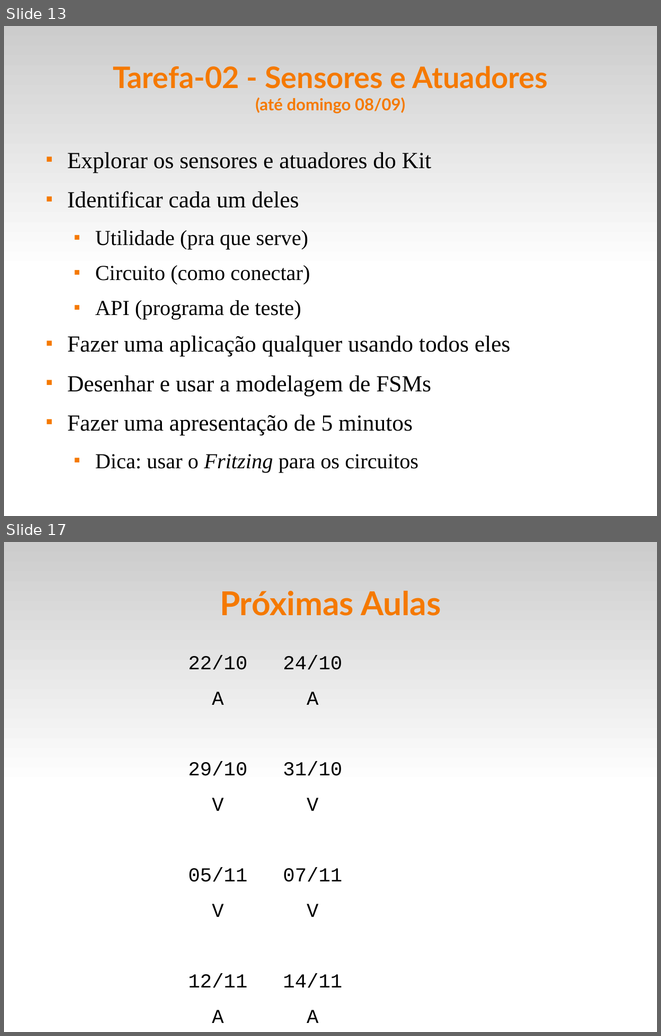
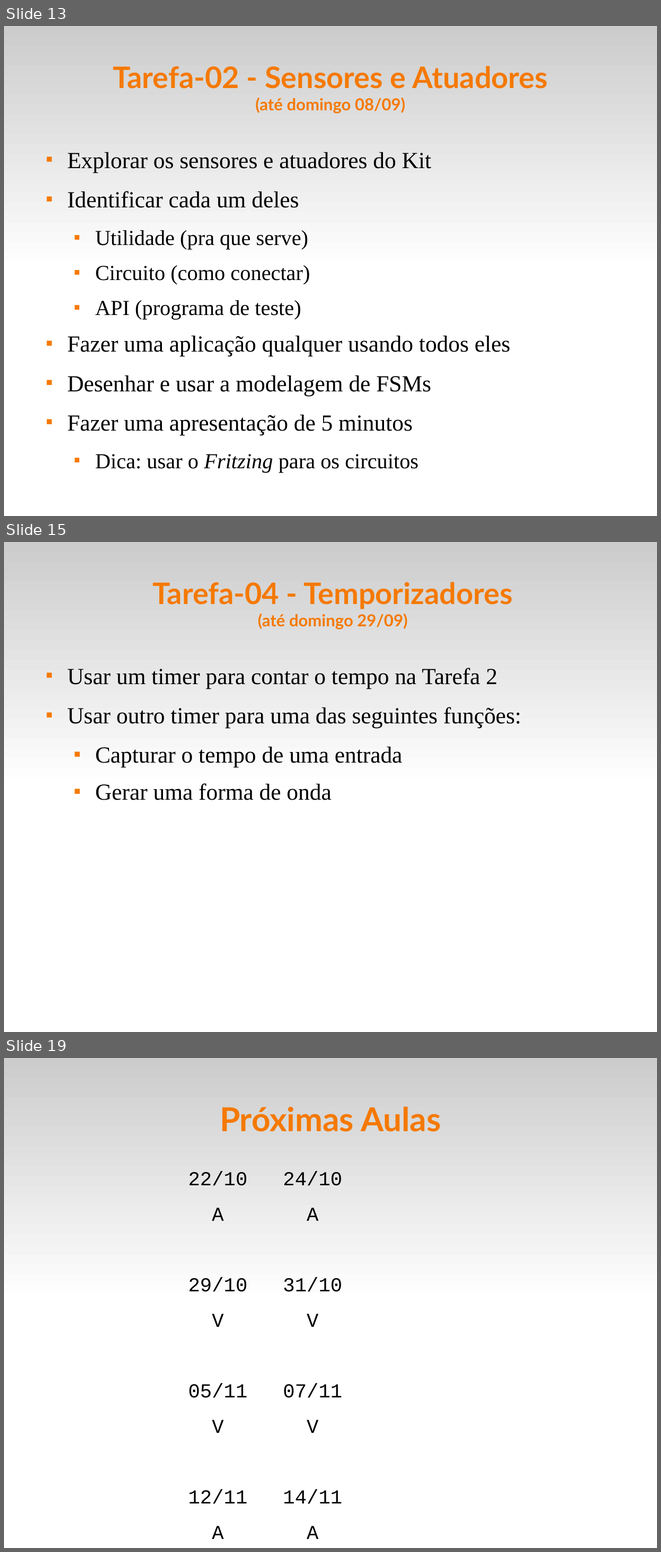
Before and after one commit to fsantanna-uerj/SE, a slide deck: Slides/se-00-intro.odp. Shown one above the other, each under a label of ours: slides 13 and 17 before the commit, slides 13, 15 and 19 after it; the slides between them are not shown. The pictures are 661x1036 and 661x1552 pixels, drawn with LibreOffice and Linux fonts; fonts in the diff are those of the drawing. Boxes give left, top, right and bottom in pixels: in the first picture for what was removed or moved away, otherwise in the second. Text is boxed around its words. In the diff, an @@ line names an element or a change of style, - is before the commit and + after.

```diff
--- a/Slides/se-00-intro.odp
+++ b/Slides/se-00-intro.odp
@@ slide 15 added at box(4, 542, 657, 1032), background #FFFFFF; not listed: 1 template element that a slide beside it also shows @@
@@ title added at box(152, 582, 513, 629), 36 pt, text #F57900, bold @@
+Tarefa-04 - Temporizadores
+(até domingo 29/09)
@@ text added at box(67, 668, 521, 800), 28 pt, text #000000 @@
+■ Usar um timer para contar o tempo na Tarefa 2
+■ Usar outro timer para uma das seguintes funções:
+  ■ Capturar o tempo de uma entrada
+  ■ Gerar uma forma de onda
@@ what was slide 17 is now slide 19 @@
```
Also in this commit, not shown: 2 slides changed, 1 other slide added, 3 other files.
